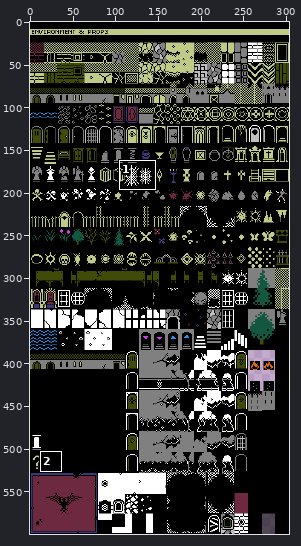
A pixel-art file gets an edit: Art/Enviornment_Props.aseprite. Above, an overview of the earlier version with the close-up marked.
Close-up. The starting point:
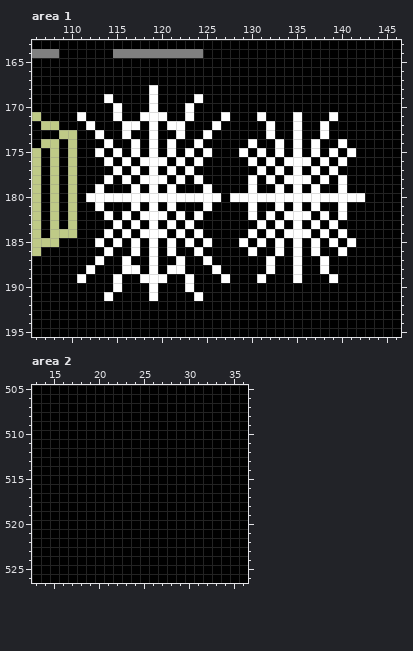
304x600 pixels, 1 frame. Shown: area 1: x 106..146, y 163..195; area 2: x 13..36, y 505..526. The commit also changed other parts of the picture, which this record leaves out.
After:
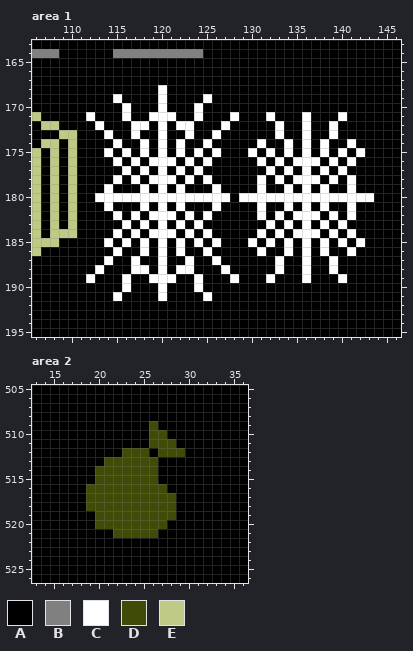
Palette (. is transparent): A #000000  B #808080  C #ffffff  D #404b07  E #bfca87
What changed:
--- area 1
@@ x 106..146 @@
 167 AAAAAAAAAAAAAAAAAAAAAAAAAAAAAAAAAAAAAAAAA
-168 AAAAAAAAAAAAACAAAAAAAAAAAAAAAAAAAAAAAAAAA
-169 AAAAAAAACAAAACAAAACAAAAAAAAAAAAAAAAAAAAAA
-170 AAAAAAAAACAAACAAACAAAAAAAAAAAAAAAAAAAAAAA
-171 EAAAACAAACAACCCAACAAACAAACAAACAAACAAAAAAA
-172 AEEAAACAAACCACACCAAACAAAAACAACAACAAAAAAAA
-173 AAAEEAACAACAACAACAACAAAAAACAACAACAAAAAAAA
-174 AEEAEAAACAACACACAACAAAAACAACACACAACAAAAAA
-175 EAEAEAACACACACACACACAAACACACACACACACAAAAA
-176 EAEAEAAACACACCCACACAAAAACACACCCACACAAAAAA
-177 EAEAEAAAACACACACACAAAAAAACACACACACAAAAAAA
-178 EAEAEAAACACACCCACACAAAAACACACCCACACAAAAAA
-179 EAEAEAACAAACACACAAACAAAACAACACACAACAAAAAA
-180 EAEAEACCCCCCCCCCCCCCCACCCCCCCCCCCCCCCAAAA
-181 EAEAEAACAAACACACAAACAAAACAACACACAACAAAAAA
-182 EAEAEAAACACACCCACACAAAAACACACCCACACAAAAAA
-183 EAEAEAAAACACACACACAAAAAAACACACACACAAAAAAA
-184 EAEEEAAACACACCCACACAAAAACACACCCACACAAAAAA
-185 EEEAAAACACACACACACACAAACACACACACACACAAAAA
-186 EAAAAAAACAACACACAACAAAAACAACACACAACAAAAAA
-187 AAAAAAACAACAACAACAACAAAAAACAACAACAAAAAAAA
-188 AAAAAACAAACCACACCAAACAAAAACAACAACAAAAAAAA
-189 AAAAACAAACAACCCAACAAACAAACAAACAAACAAAAAAA
-190 AAAAAAAAACAAACAAACAAAAAAAAAAAAAAAAAAAAAAA
-191 AAAAAAAACAAAACAAAACAAAAAAAAAAAAAAAAAAAAAA
+168 AAAAAAAAAAAAAACAAAAAAAAAAAAAAAAAAAAAAAAAA
+169 AAAAAAAAACAAAACAAAACAAAAAAAAAAAAAAAAAAAAA
+170 AAAAAAAAAACAAACAAACAAAAAAAAAAAAAAAAAAAAAA
+171 EAAAAACAAACAACCCAACAAACAAACAAACAAACAAAAAA
+172 AEEAAAACAAACCACACCAAACAAAAACAACAACAAAAAAA
+173 AAAEEAAACAACAACAACAACAAAAAACAACAACAAAAAAA
+174 AEEAEAAAACAACACACAACAAAAACAACACACAACAAAAA
+175 EAEAEAAACACACACACACACAAACACACACACACACAAAA
+176 EAEAEAAAACACACCCACACAAAAACACACCCACACAAAAA
+177 EAEAEAAAAACACACACACAAAAAAACACACACACAAAAAA
+178 EAEAEAAAACACACCCACACAAAAACACACCCACACAAAAA
+179 EAEAEAAACAAACACACAAACAAAACAACACACAACAAAAA
+180 EAEAEAACCCCCCCCCCCCCCCACCCCCCCCCCCCCCCAAA
+181 EAEAEAAACAAACACACAAACAAAACAACACACAACAAAAA
+182 EAEAEAAAACACACCCACACAAAAACACACCCACACAAAAA
+183 EAEAEAAAAACACACACACAAAAAAACACACACACAAAAAA
+184 EAEEEAAAACACACCCACACAAAAACACACCCACACAAAAA
+185 EEEAAAAACACACACACACACAAACACACACACACACAAAA
+186 EAAAAAAAACAACACACAACAAAAACAACACACAACAAAAA
+187 AAAAAAAACAACAACAACAACAAAAAACAACAACAAAAAAA
+188 AAAAAAACAAACCACACCAAACAAAAACAACAACAAAAAAA
+189 AAAAAACAAACAACCCAACAAACAAACAAACAAACAAAAAA
+190 AAAAAAAAAACAAACAAACAAAAAAAAAAAAAAAAAAAAAA
+191 AAAAAAAAACAAAACAAAACAAAAAAAAAAAAAAAAAAAAA
 192 AAAAAAAAAAAAAAAAAAAAAAAAAAAAAAAAAAAAAAAAA
--- area 2
@@ x 17..31 @@
 508 AAAAAAAAAAAAAAA
-509 AAAAAAAAAAAAAAA
-510 AAAAAAAAAAAAAAA
-511 AAAAAAAAAAAAAAA
-512 AAAAAAAAAAAAAAA
-513 AAAAAAAAAAAAAAA
-514 AAAAAAAAAAAAAAA
-515 AAAAAAAAAAAAAAA
-516 AAAAAAAAAAAAAAA
-517 AAAAAAAAAAAAAAA
-518 AAAAAAAAAAAAAAA
-519 AAAAAAAAAAAAAAA
-520 AAAAAAAAAAAAAAA
-521 AAAAAAAAAAAAAAA
+509 AAAAAAAAADAAAAA
+510 AAAAAAAAADDAAAA
+511 AAAAAAAAADDDAAA
+512 AAAAAADDDADDDAA
+513 AAAADDDDDDAAAAA
+514 AAADDDDDDDAAAAA
+515 AAADDDDDDDAAAAA
+516 AADDDDDDDDDAAAA
+517 AADDDDDDDDDDAAA
+518 AADDDDDDDDDDAAA
+519 AAADDDDDDDDDAAA
+520 AAADDDDDDDDAAAA
+521 AAAAADDDDDAAAAA
 522 AAAAAAAAAAAAAAA
